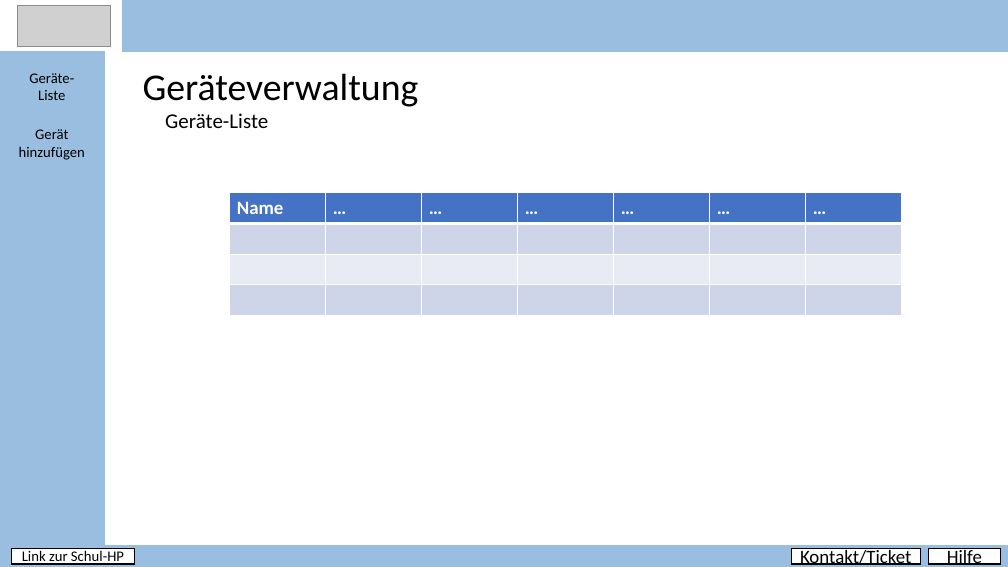
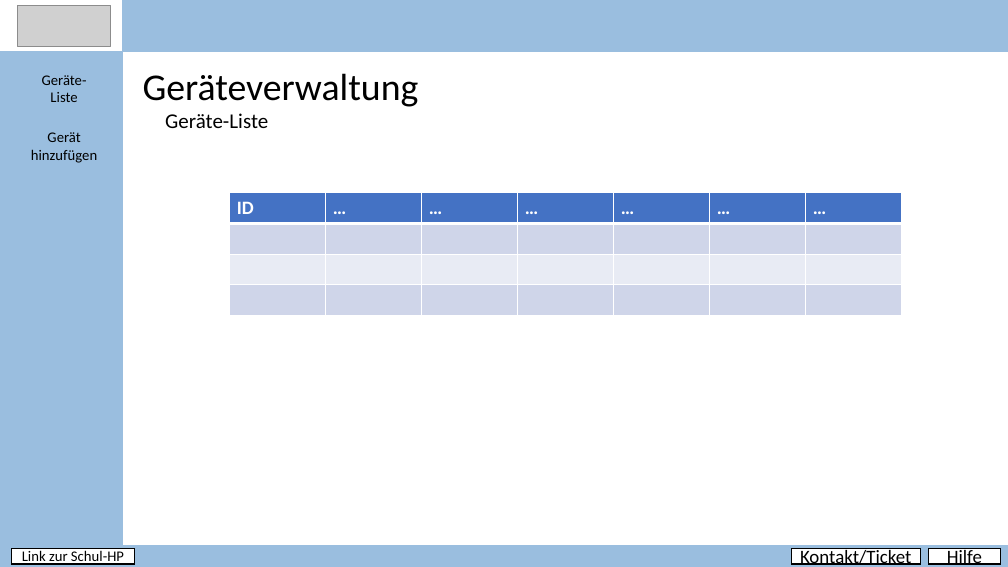
Before and after one commit to PapAnte/g2schoolproject, a slide deck: slide 6 of Layout.pptx (slide 7 before the commit). Drawn at 1008x567 pixels with LibreOffice and Linux fonts; fonts in the diff are those of the drawing; grey boxes stand for pictures. Boxes give left, top, right and bottom in pixels: in the first picture for what was removed or moved away, otherwise in the second. Text is boxed around its words. In the diff, an @@ line names an element or a change of style, - is before the commit and + after.

Commit message:
added layout for softwareinterface, supplierinterface, roominterface

```diff
--- a/Layout.pptx
+++ b/Layout.pptx
@@ rectangle: place and size @@
-rectangle at (0,51,104,545)
+rectangle at (0,51,123,545)
@@ text "Geräte-": place and size @@
-text "Geräte-" at (29,73,74,100)
+text "Geräte-" at (42,75,87,102)
@@ text "Gerät hinzufügen": place and size @@
-text "Gerät hinzufügen" at (19,129,85,160)
+text "Gerät hinzufügen" at (31,132,97,163)
@@ table at (229,193,901,315) @@
-row 1, column 1: Name
+row 1, column 1: ID
```
Also in this commit, not shown: 6 other slides changed, 9 slides added, 1 slide removed.
